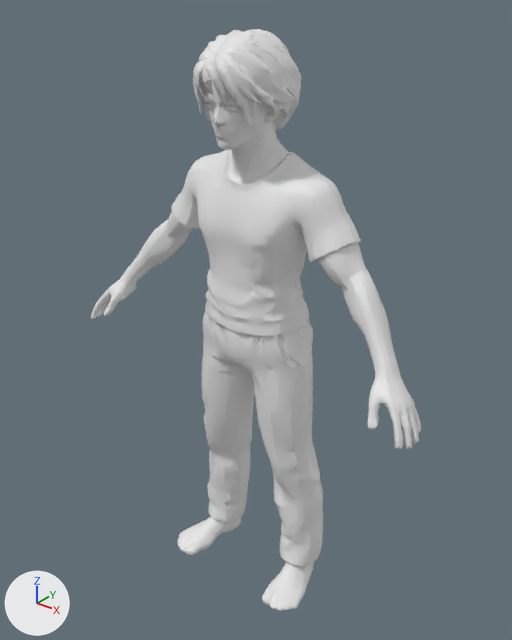
Renders of the Blender file Extras/ThorvayneHero_source.blend from each side of a commit.
The view is the same before and after, from a 50 mm lens placed at (1.264, -1.552, 1.939), pointed at (-0.001, 0.028, 0.959). Every picture has the same lights, and +X, +Y and +Z are marked at lower left. The first picture is the older version.

In view in the first picture: 'HeroMesh'.
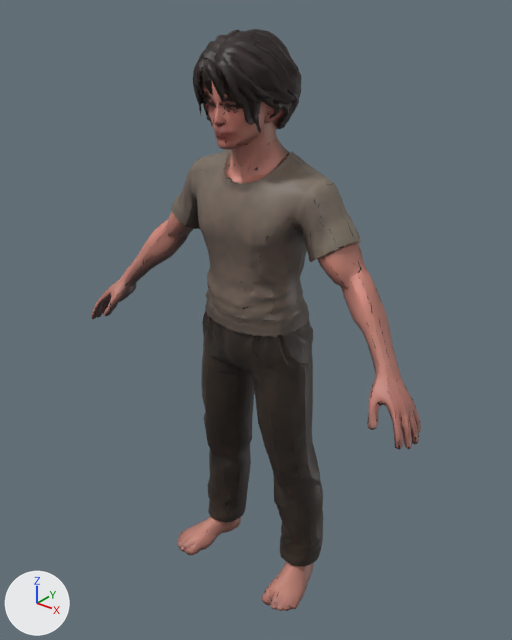
What differs and where, as boxes (x1, y1, x2, y2) in the pictures (512 x 640 px):
'HeroMesh', surface changed (darker)
    both: (91, 29, 421, 611)

Patch to the scene script:
```diff
--- a/Extras/ThorvayneHero_source.blend.py
+++ b/Extras/ThorvayneHero_source.blend.py
@@ img_heroskin @@
+img_heroskin = load_image('HeroSkin', '../Assets/Thorvayne/Characters/ThorvayneHero_Skin.png', 2048, 2048, 'sRGB')
@@ mat_heroskin @@
 mat_heroskin = principled_material('HeroSkin')
-mat_heroskin.base_color = (0.8, 0.8, 0.8)  # white #e7e7e7
+mat_heroskin.texture = img_heroskin
@@ me_mesh_0mesh @@
 me_mesh_0mesh.from_pydata(...)  # 40165 vertices, 40000 faces, 150 loose edges; spans x -0.63..0.63, y -0.18..0.17, z -0.01..1.81
 # used by ob_heromesh; location = (0.0, 0.0, 0.0)
+# me_mesh_0mesh part 1: texture (UV) coordinates of 40000 of 40000 faces, centred in x -0.63..0.63, y -0.18..0.17, z -0.01..1.81, changed; they spanned u 0.0..0.99, v 0.0..1.0 and now span u 0.0..1.0, v 0.0..0.99
 me_mesh_0mesh.materials.append(mat_heroskin)
```
